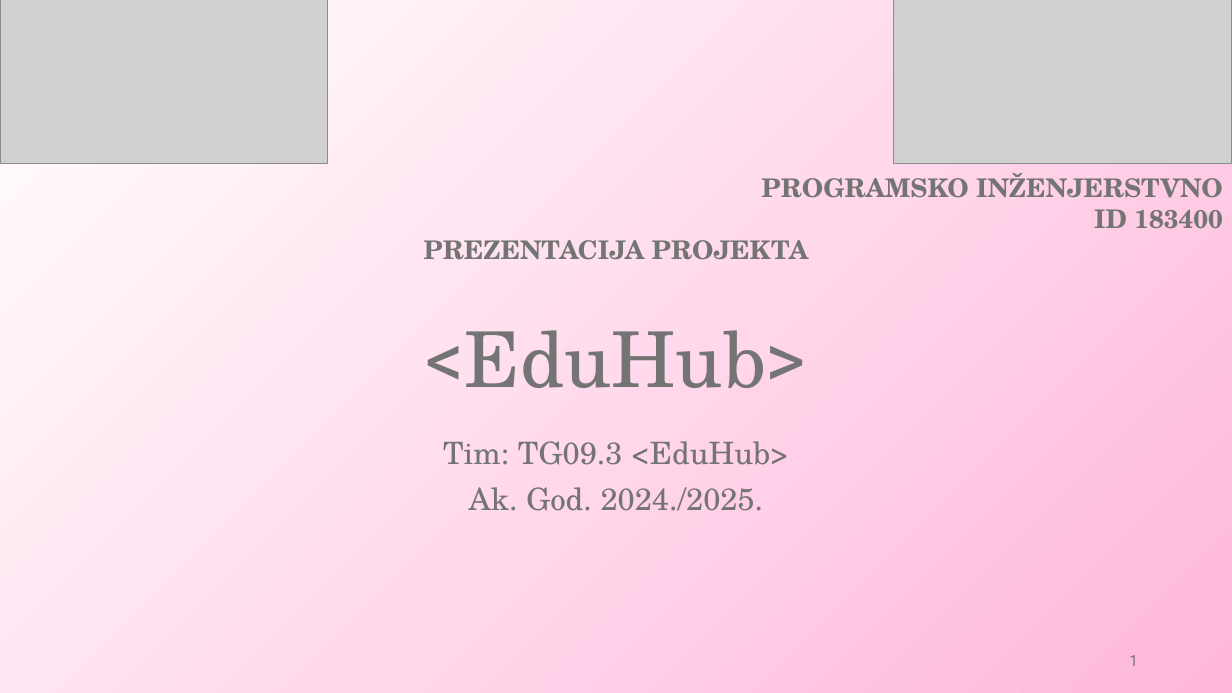
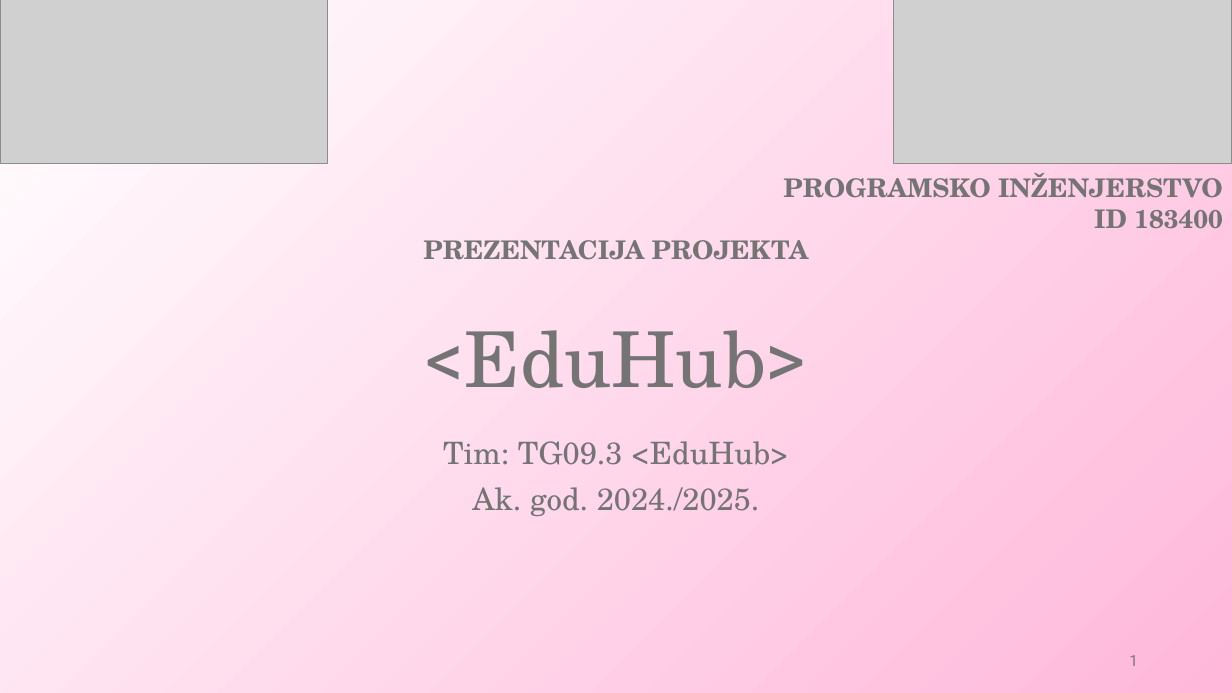
Before and after one commit to bornaodobasic/eduhub, a slide deck: slide 1 of Dokumentacija/PROINZ_TG09.3_EduHub.pptx. Drawn at 1232x693 pixels with LibreOffice and Linux fonts; fonts in the diff are those of the drawing; grey boxes stand for pictures. Boxes give left, top, right and bottom in pixels: in the first picture for what was removed or moved away, otherwise in the second. Text is boxed around its words. In the diff, an @@ line names an element or a change of style, - is before the commit and + after.

```diff
--- a/Dokumentacija/PROINZ_TG09.3_EduHub.pptx
+++ b/Dokumentacija/PROINZ_TG09.3_EduHub.pptx
@@ text at [783, 173, 1223, 198]: text changed @@
-PROGRAMSKO INŽENJERSTVNO
+PROGRAMSKO INŽENJERSTVO
@@ subtitle at [472, 487, 760, 516]: text changed @@
-Ak. God. 2024./2025.
+Ak. god. 2024./2025.
```
Also in this commit, not shown: 11 other slides changed.
